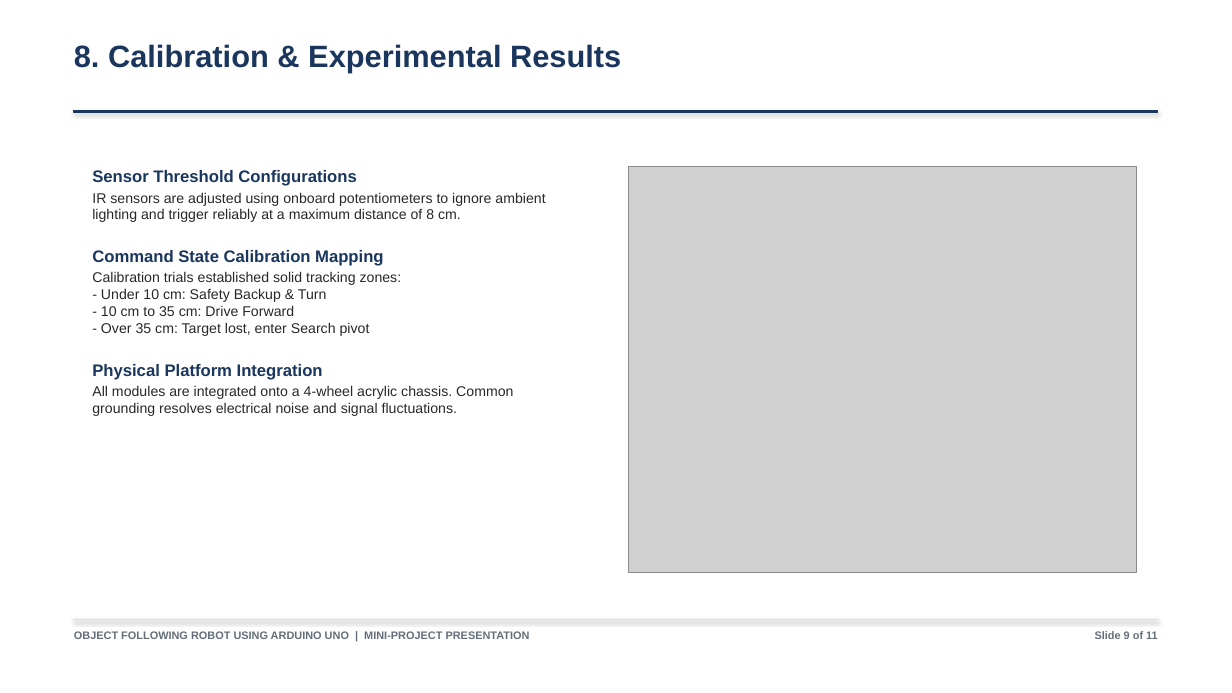
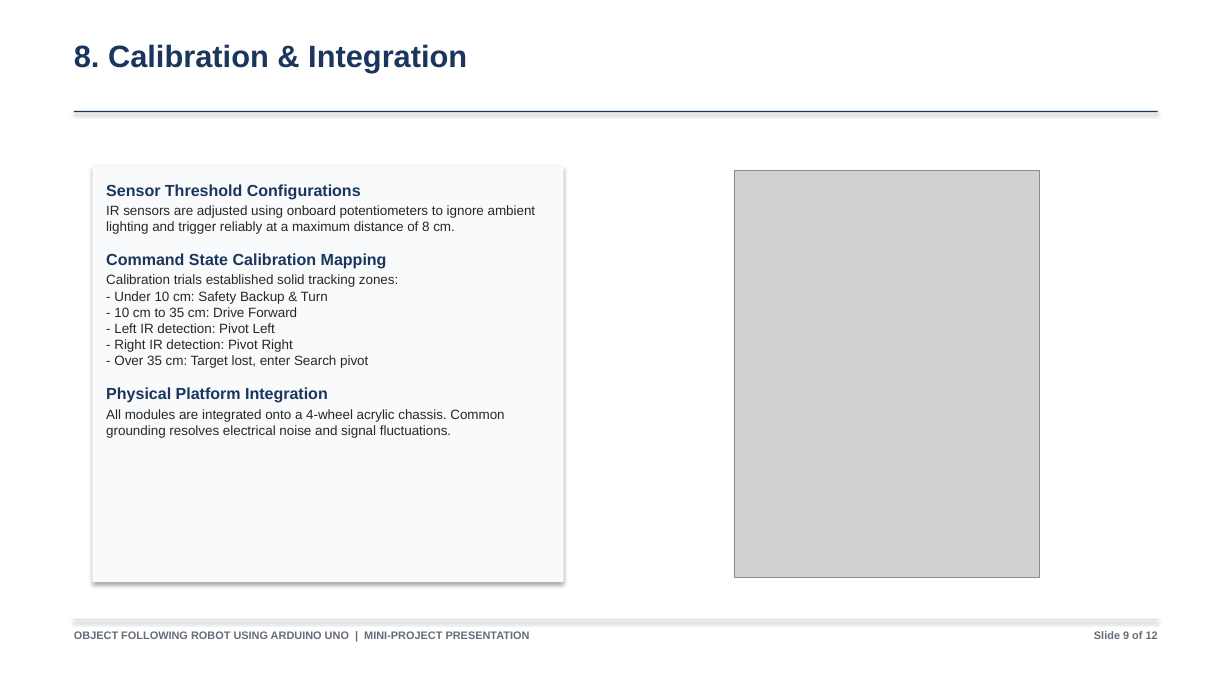
Before and after one commit to Biraj2004/Object-Following-Robot, a slide deck: slide 10 of Object-Following-Robot-Presentation.pptx. Drawn at 1232x693 pixels with LibreOffice and Linux fonts; fonts in the diff are those of the drawing; grey boxes stand for pictures. Boxes give left, top, right and bottom in pixels: in the first picture for what was removed or moved away, otherwise in the second. Text is boxed around its words. In the diff, an @@ line names an element or a change of style, - is before the commit and + after.

```diff
--- a/Object-Following-Robot-Presentation.pptx
+++ b/Object-Following-Robot-Presentation.pptx
@@ text at (74,44,467,73): text changed @@
-8. Calibration & Experimental Results
+8. Calibration & Integration
@@ rectangle added at (92,166,564,582), fill #F8FAFC @@
@@ picture: place and size @@
-picture at (628,166,1137,573)
+picture at (735,171,1040,578)
@@ text at (106,184,536,438): size 13 to 12.5 pt in "Sensor Threshold Configurations", "Command State Calibration Mapping", "Physical Platform Integration"; size 11 to 10.5 pt in "IR sensors are adjusted using onboard potentiometers ...", "All modules are integrated onto a 4-wheel ..."; less space between paragraphs @@
@@ text "Sensor Threshold Configurations": place and size @@
-text "Sensor Threshold Configurations" at (92,170,545,416)
+text "Sensor Threshold Configurations" at (106,184,536,438)
@@ text at (106,274,398,368): text changed; size 11 to 10.5 pt @@
-Calibration trials established solid tracking zones:
-- Under 10 cm: Safety Backup & Turn
-- 10 cm to 35 cm: Drive Forward
-- Over 35 cm: Target lost, enter Search pivot
+Calibration trials established solid tracking zones:
+- Under 10 cm: Safety Backup & Turn
+- 10 cm to 35 cm: Drive Forward
+- Left IR detection: Pivot Left
+- Right IR detection: Pivot Right
+- Over 35 cm: Target lost, enter Search pivot
@@ text at (1094,631,1158,639): text changed @@
-Slide 9 of 11
+Slide 9 of 12
```
Also in this commit, not shown: 10 other slides changed, 2 slides added, 1 slide removed, 1 other file.
